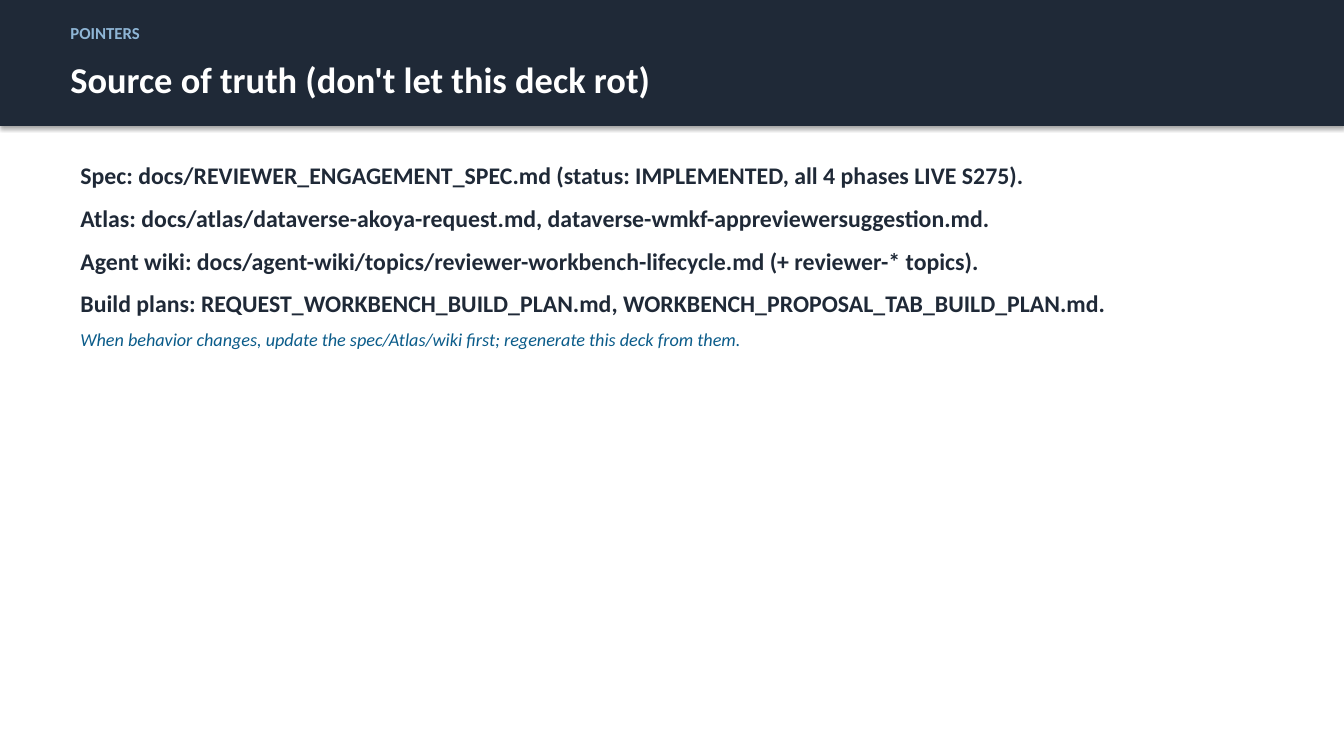
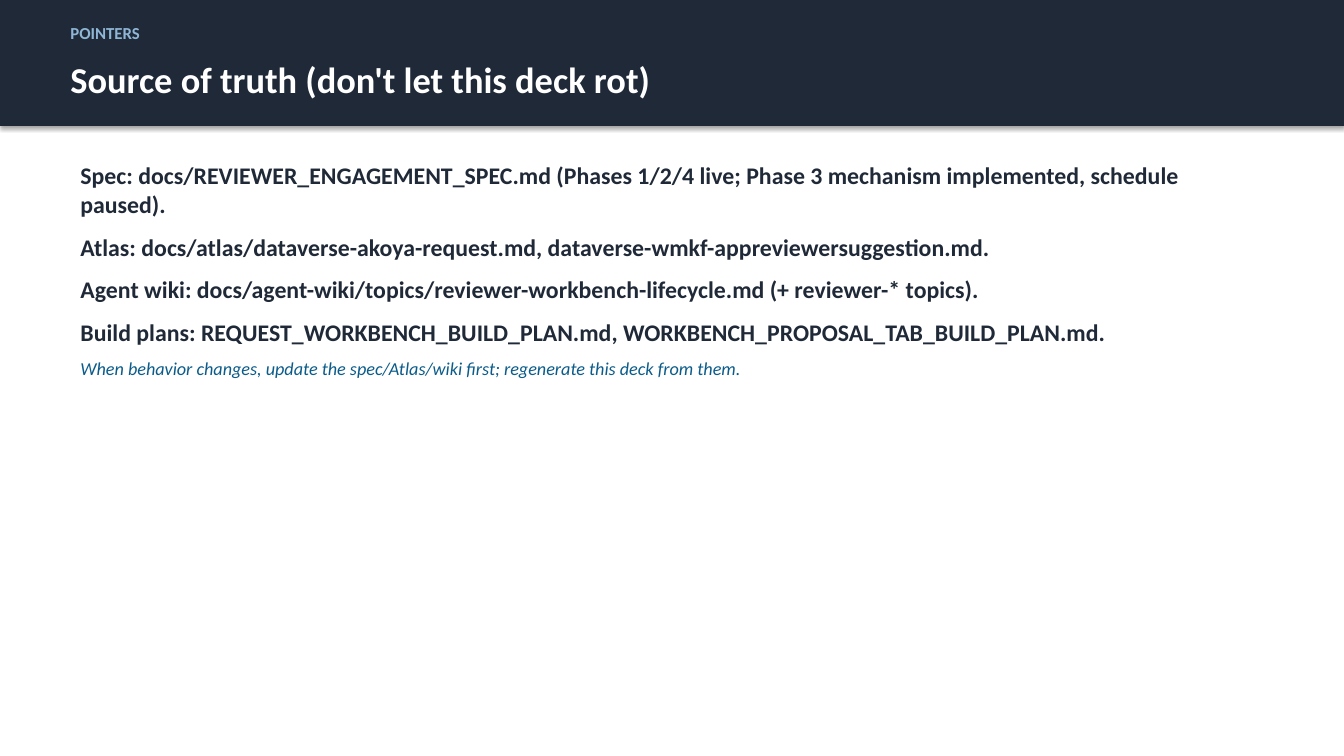
Before and after one commit to justingallivan/wmkf-research-apps, a slide deck: slide 31 of docs/onboarding/Workbench_Onboarding_Technical.pptx. Drawn at 1344x756 pixels with LibreOffice and Linux fonts; fonts in the diff are those of the drawing. Boxes give left, top, right and bottom in pixels: in the first picture for what was removed or moved away, otherwise in the second. Text is boxed around its words. In the diff, an @@ line names an element or a change of style, - is before the commit and + after.

Commit message:
Guard reviewer reminder incident hold

```diff
--- a/docs/onboarding/Workbench_Onboarding_Technical.pptx
+++ b/docs/onboarding/Workbench_Onboarding_Technical.pptx
@@ text at bbox=[80, 166, 1179, 217]: text changed @@
-Spec: docs/REVIEWER_ENGAGEMENT_SPEC.md (status: IMPLEMENTED, all 4 phases LIVE S275).
+Spec: docs/REVIEWER_ENGAGEMENT_SPEC.md (Phases 1/2/4 live; Phase 3 mechanism implemented, schedule paused).
```
Also in this commit, not shown: 4 other slides changed, 22 other files.
